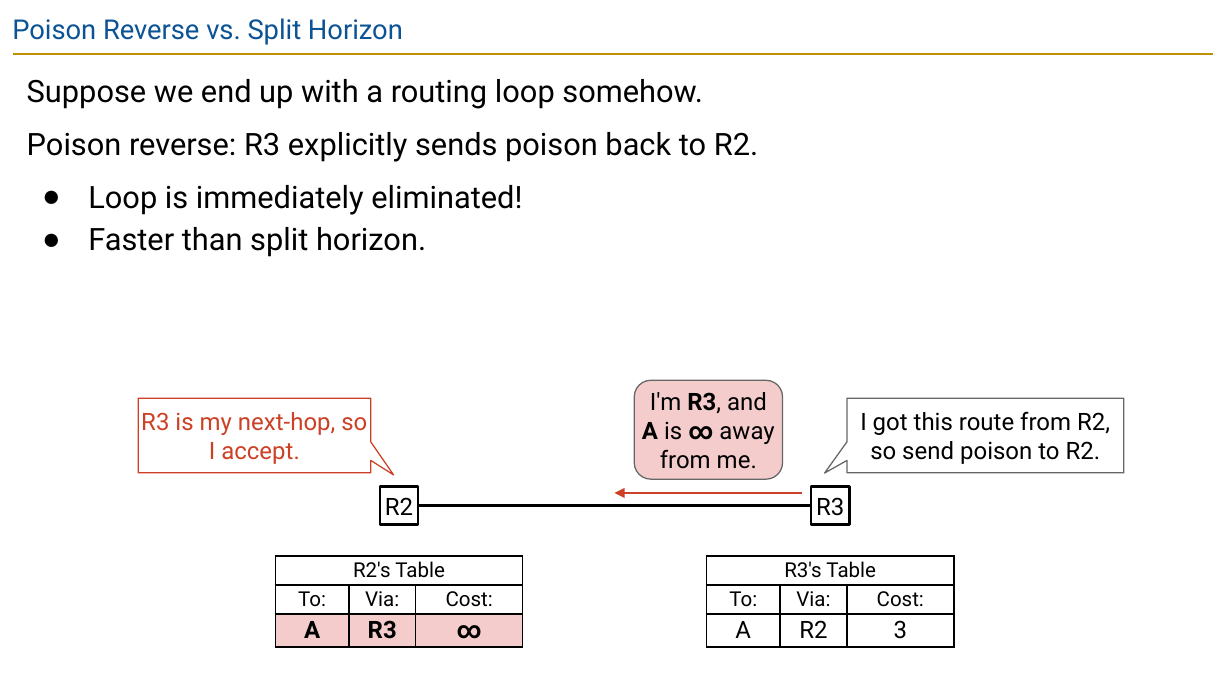
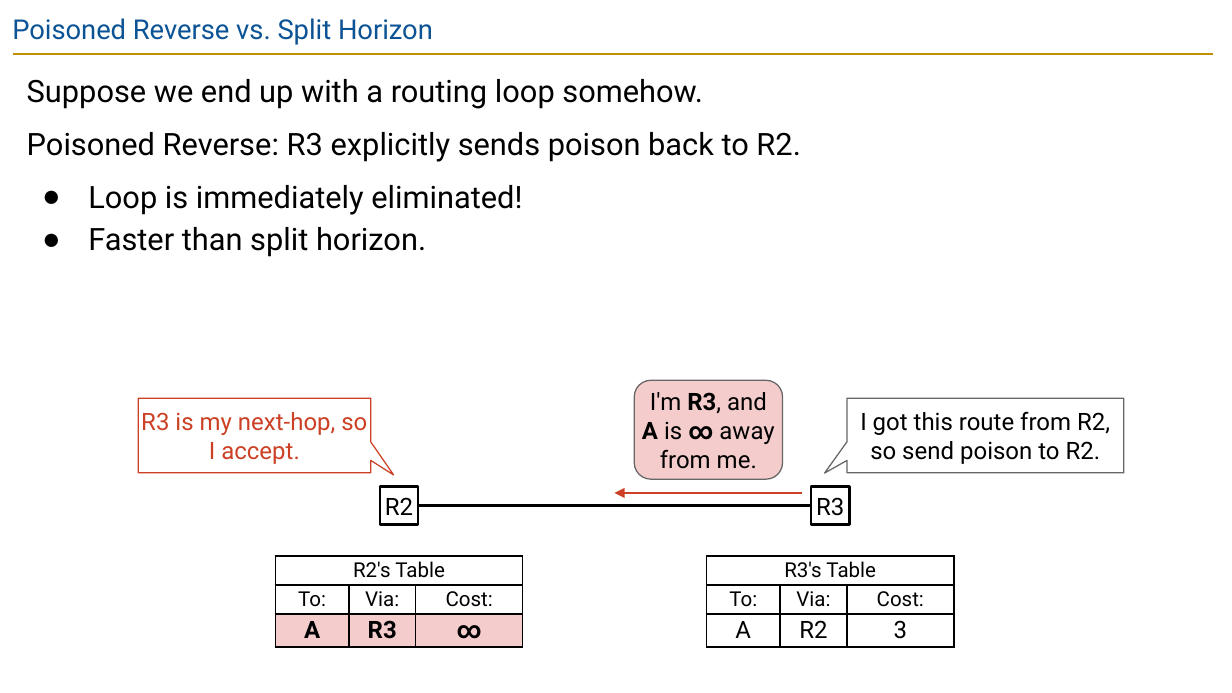
Before and after one commit to guhofstra/CSC175Sp26, a slide deck: slide 82 of PPTs/Lecture 5.2 - Distance-Vector.pptx. Drawn at 1232x693 pixels with LibreOffice and Linux fonts; fonts in the diff are those of the drawing. Boxes give left, top, right and bottom in pixels: in the first picture for what was removed or moved away, otherwise in the second. Text is boxed around its words. In the diff, an @@ line names an element or a change of style, - is before the commit and + after.

```diff
--- a/PPTs/Lecture 5.2 - Distance-Vector.pptx
+++ b/PPTs/Lecture 5.2 - Distance-Vector.pptx
@@ title at [12, 18, 433, 45]: text changed @@
-Poison Reverse vs. Split Horizon
+Poisoned Reverse vs. Split Horizon
@@ text at [27, 132, 800, 162]: text changed @@
-Poison reverse: R3 explicitly sends poison back to R2.
+Poisoned Reverse: R3 explicitly sends poison back to R2.
```
Also in this commit, not shown: 21 other slides changed, 7 other files.
